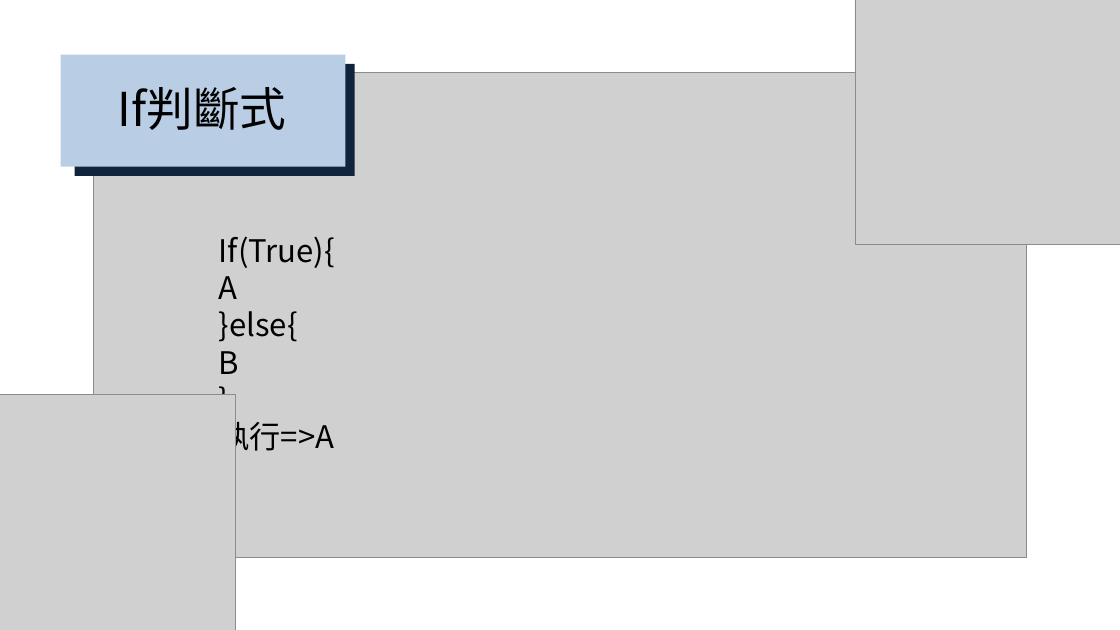
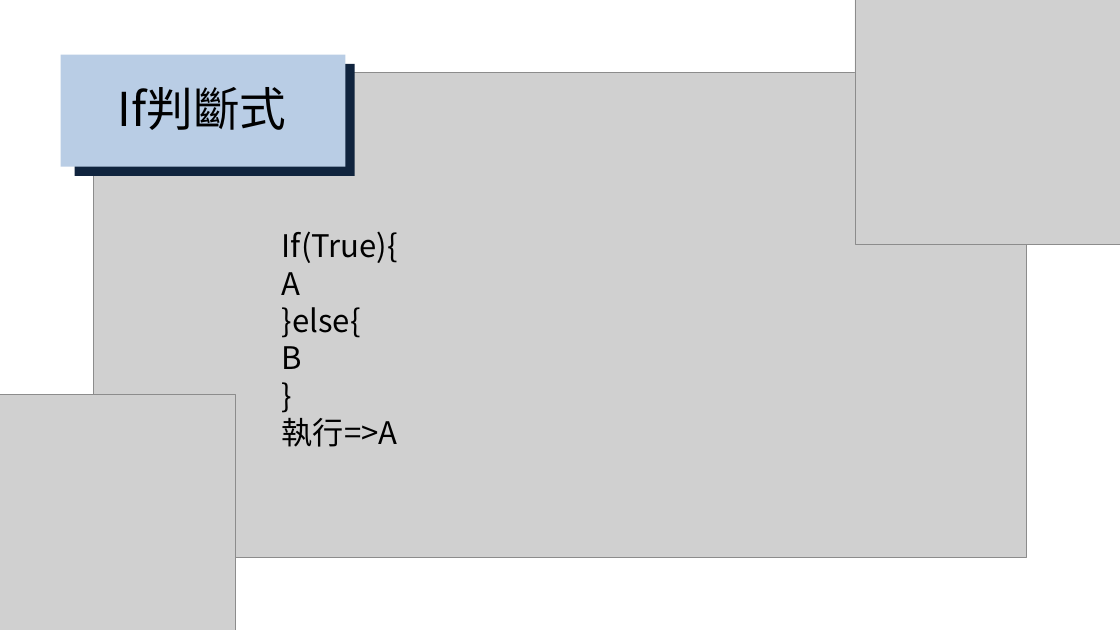
Before and after one commit to choco2001/ppt, a slide deck: slide 8 of phpppt.pptx. Drawn at 1120x630 pixels with LibreOffice and Linux fonts; fonts in the diff are those of the drawing; grey boxes stand for pictures. Boxes give left, top, right and bottom in pixels: in the first picture for what was removed or moved away, otherwise in the second. Text is boxed around its words. In the diff, an @@ line names an element or a change of style, - is before the commit and + after.

```diff
--- a/phpppt.pptx
+++ b/phpppt.pptx
@@ text "If(True){" rewrapped from bbox=[219, 236, 335, 457] to bbox=[282, 231, 398, 447] @@
```
Also in this commit, not shown: 2 other slides changed, 3 slides added.
